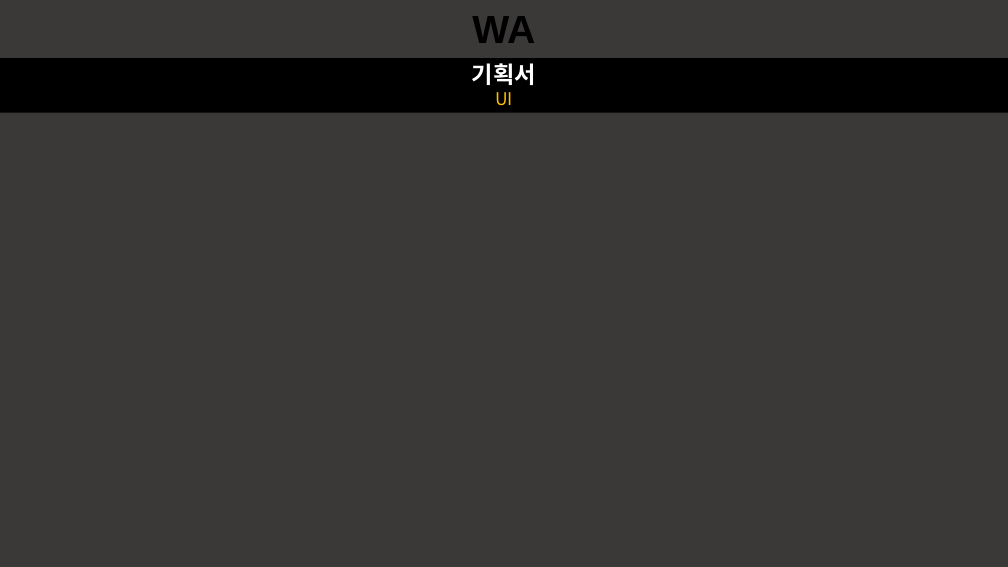
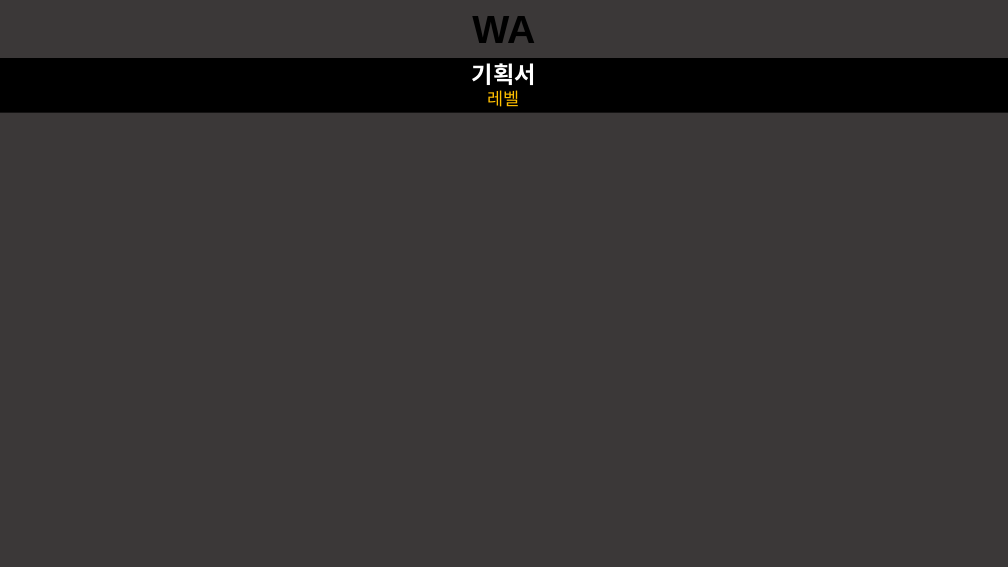
Before and after one commit to taeseongeom/WA, a slide deck: slide 1 of 기획서/신버전/레벨 기획.pptx. Drawn at 1008x567 pixels with LibreOffice and Linux fonts; fonts in the diff are those of the drawing. Boxes give left, top, right and bottom in pixels: in the first picture for what was removed or moved away, otherwise in the second. Text is boxed around its words. In the diff, an @@ line names an element or a change of style, - is before the commit and + after.

```diff
--- a/기획서/신버전/레벨 기획.pptx
+++ b/기획서/신버전/레벨 기획.pptx
@@ text in rectangle at (x1=488, y1=90, x2=520, y2=107): text changed @@
-UI
+레벨
```
Also in this commit, not shown: 1 other slide changed, 3 other files.
